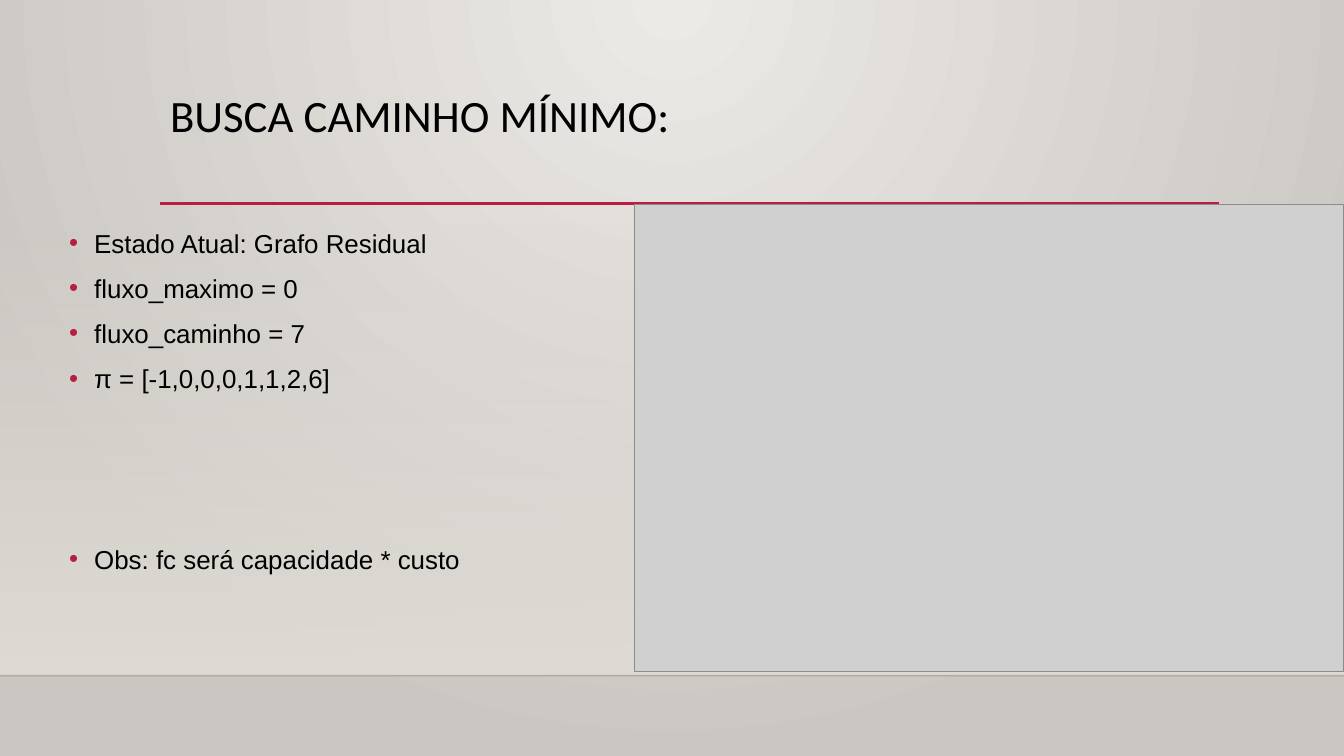
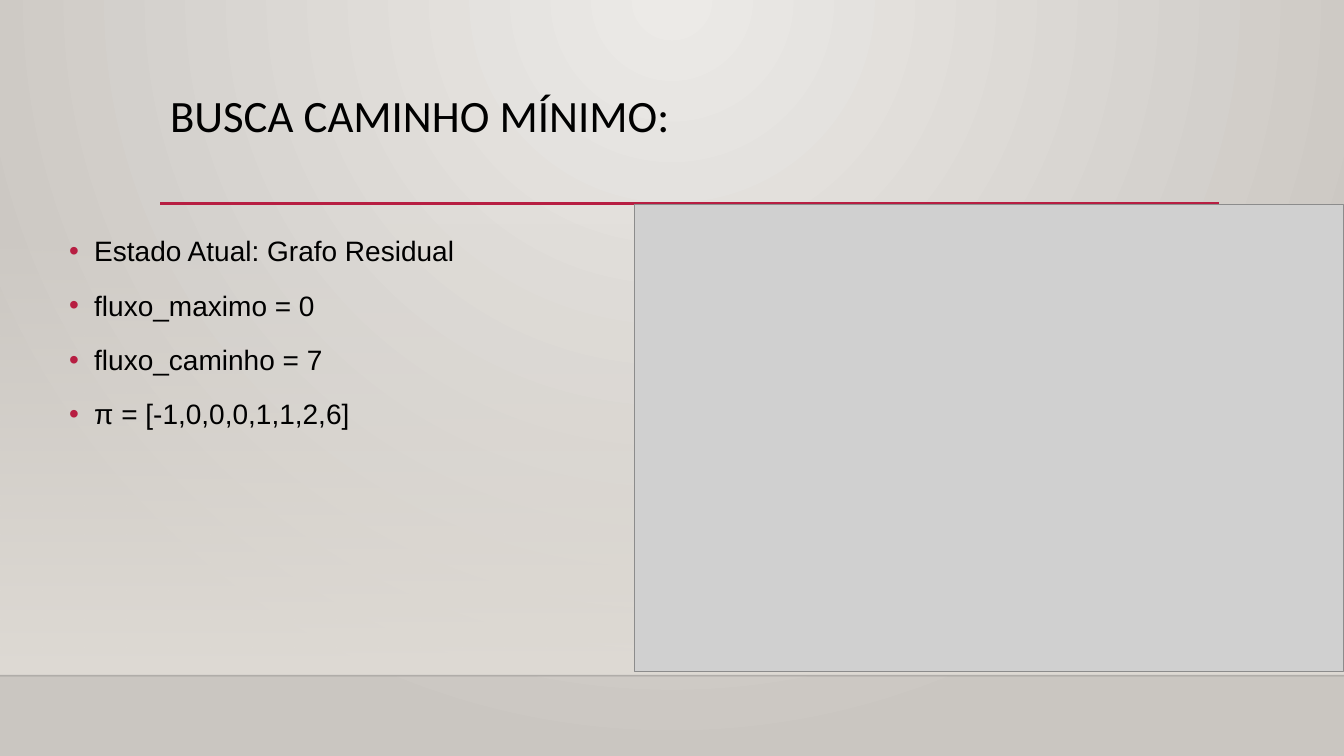
Before and after one commit to vitorhugoclz/EclipseProject, a slide deck: slide 9 of FluxoCustoMinimo/slides e texto/Apresentacao.pptx (slide 10 before the commit). Drawn at 1344x756 pixels with LibreOffice and Linux fonts; fonts in the diff are those of the drawing; grey boxes stand for pictures; background and template pictures are left out. Boxes give left, top, right and bottom in pixels: in the first picture for what was removed or moved away, otherwise in the second. Text is boxed around its words. In the diff, an @@ line names an element or a change of style, - is before the commit and + after.

```diff
--- a/FluxoCustoMinimo/slides e texto/Apresentacao.pptx
+++ b/FluxoCustoMinimo/slides e texto/Apresentacao.pptx
@@ text "Estado Atual: Grafo Residual" at [94,240,454,430]: size 18.5 to 20 pt; line spacing 1 to 1.2 @@
@@ text at [94,550,460,575]: paragraph removed @@
-• Obs: fc será capacidade * custo
```
Also in this commit, not shown: 3 other slides changed, 1 slide removed, 6 other files.
